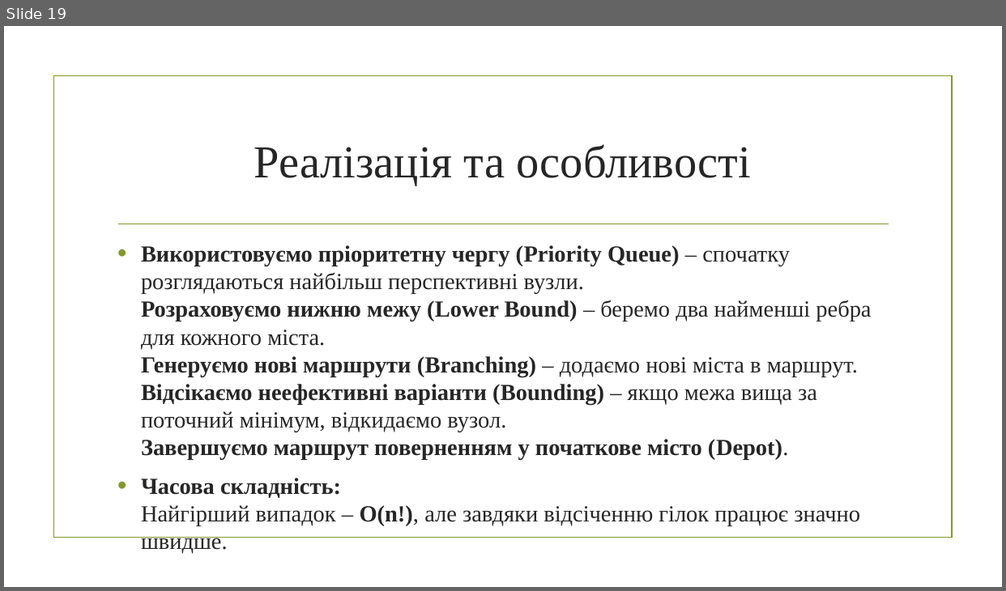
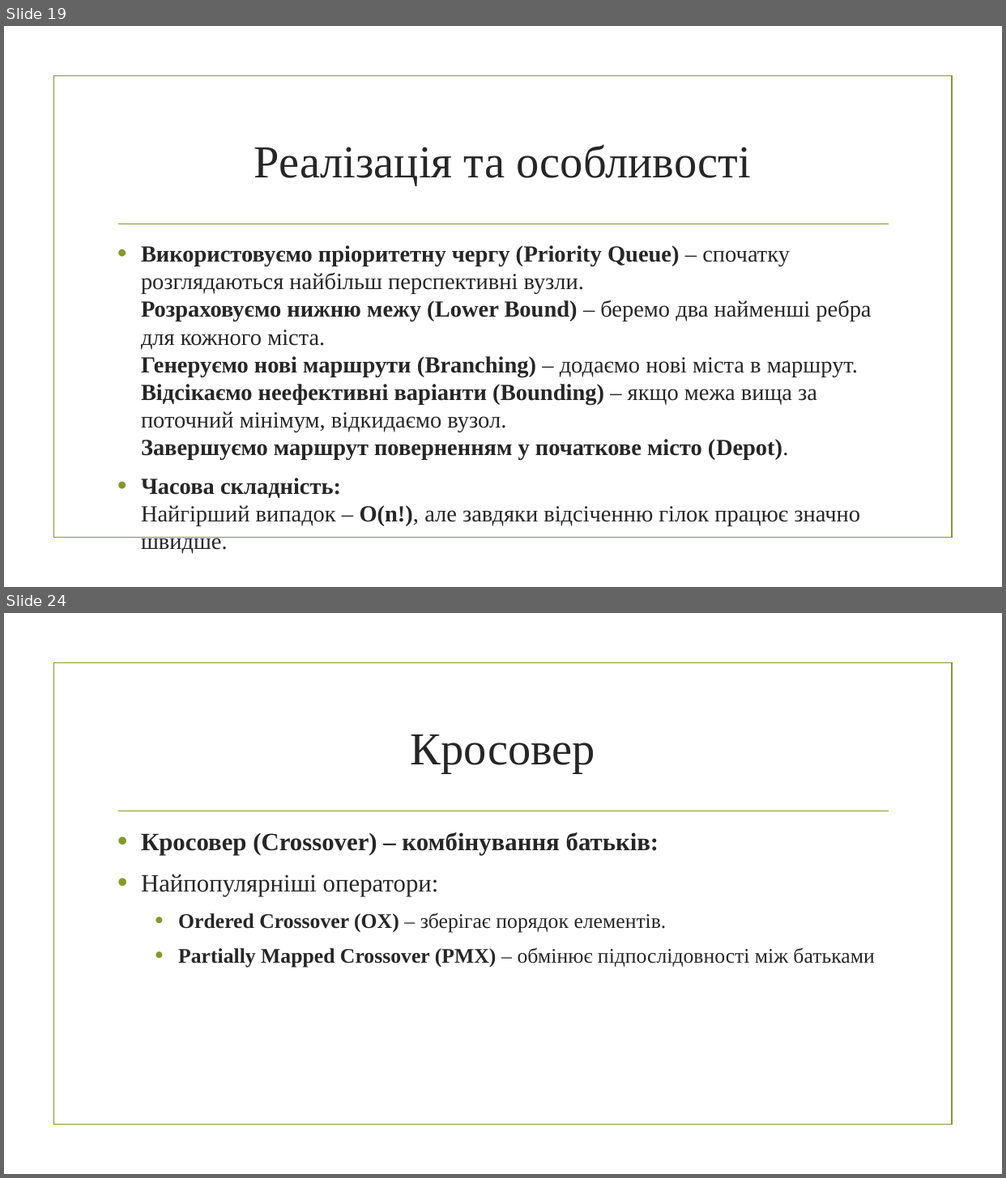
Before and after one commit to mecchmatProjects/Facultative, a slide deck: Lect6.pptx. Shown one above the other, each under a label of ours: slide 19 before the commit, slides 19 and 24 after it; the slides between them are not shown. The pictures are 1006x591 and 1006x1178 pixels, drawn with LibreOffice and Linux fonts; fonts in the diff are those of the drawing; background and template pictures are left out. Boxes give left, top, right and bottom in pixels: in the first picture for what was removed or moved away, otherwise in the second. Text is boxed around its words. In the diff, an @@ line names an element or a change of style, - is before the commit and + after.

```diff
--- a/Lect6.pptx
+++ b/Lect6.pptx
@@ slide 24 added at bbox=[4, 613, 1002, 1174], background picture (left out); not listed: 2 template elements that a slide beside it also shows @@
@@ title added at bbox=[411, 735, 595, 773], 44 pt, text #262626 @@
+Кросовер
@@ text added at bbox=[141, 833, 874, 968], 20 pt, text #262626, bold @@
+• Кросовер (Crossover) – комбінування батьків:
+• Найпопулярніші оператори:
+  • Ordered Crossover (OX) – зберігає порядок елементів.
+  • Partially Mapped Crossover (PMX) – обмінює підпослідовності між батьками
```
Also in this commit, not shown: 1 slide changed, 8 other slides added, 2 slides removed, 1 other file.
